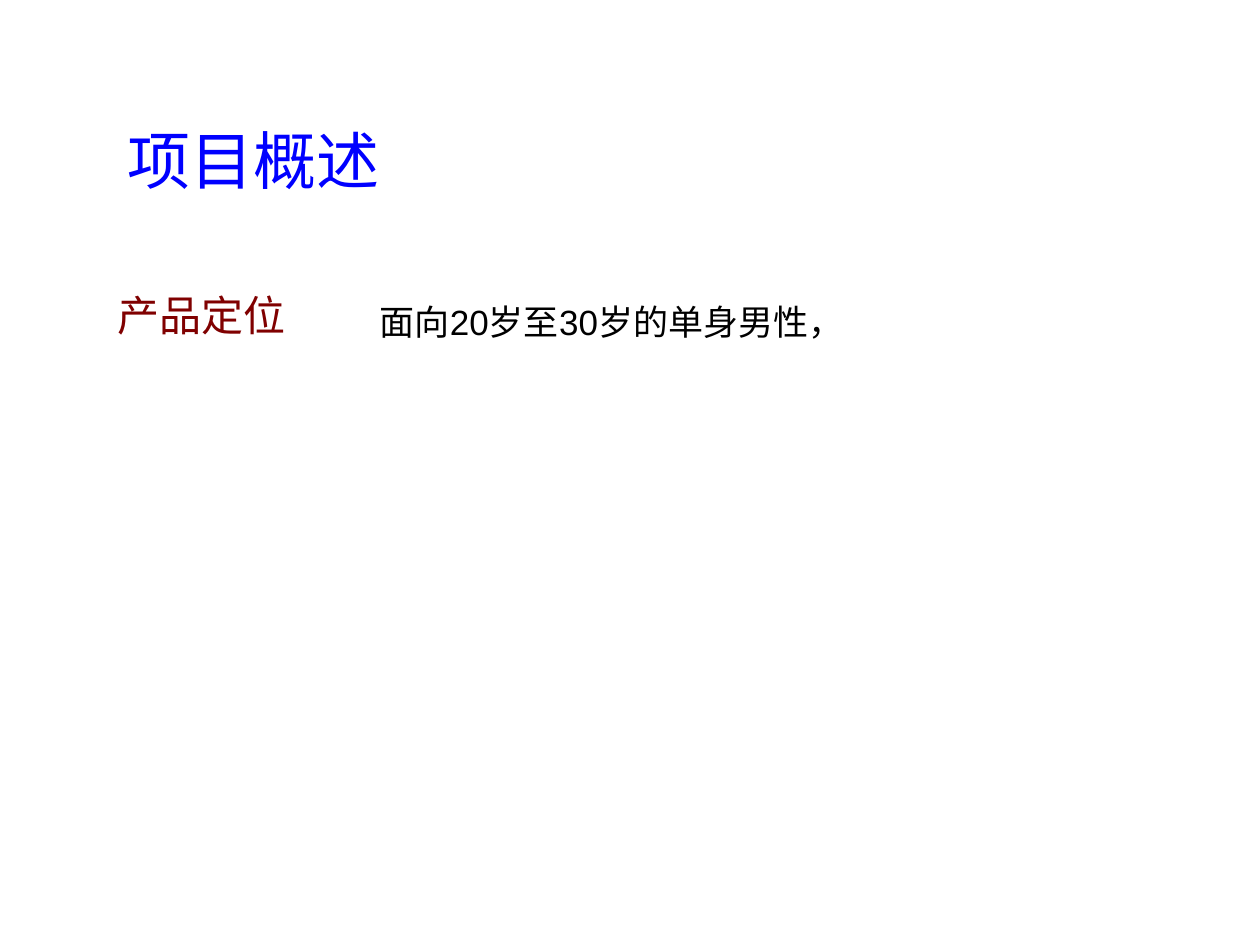
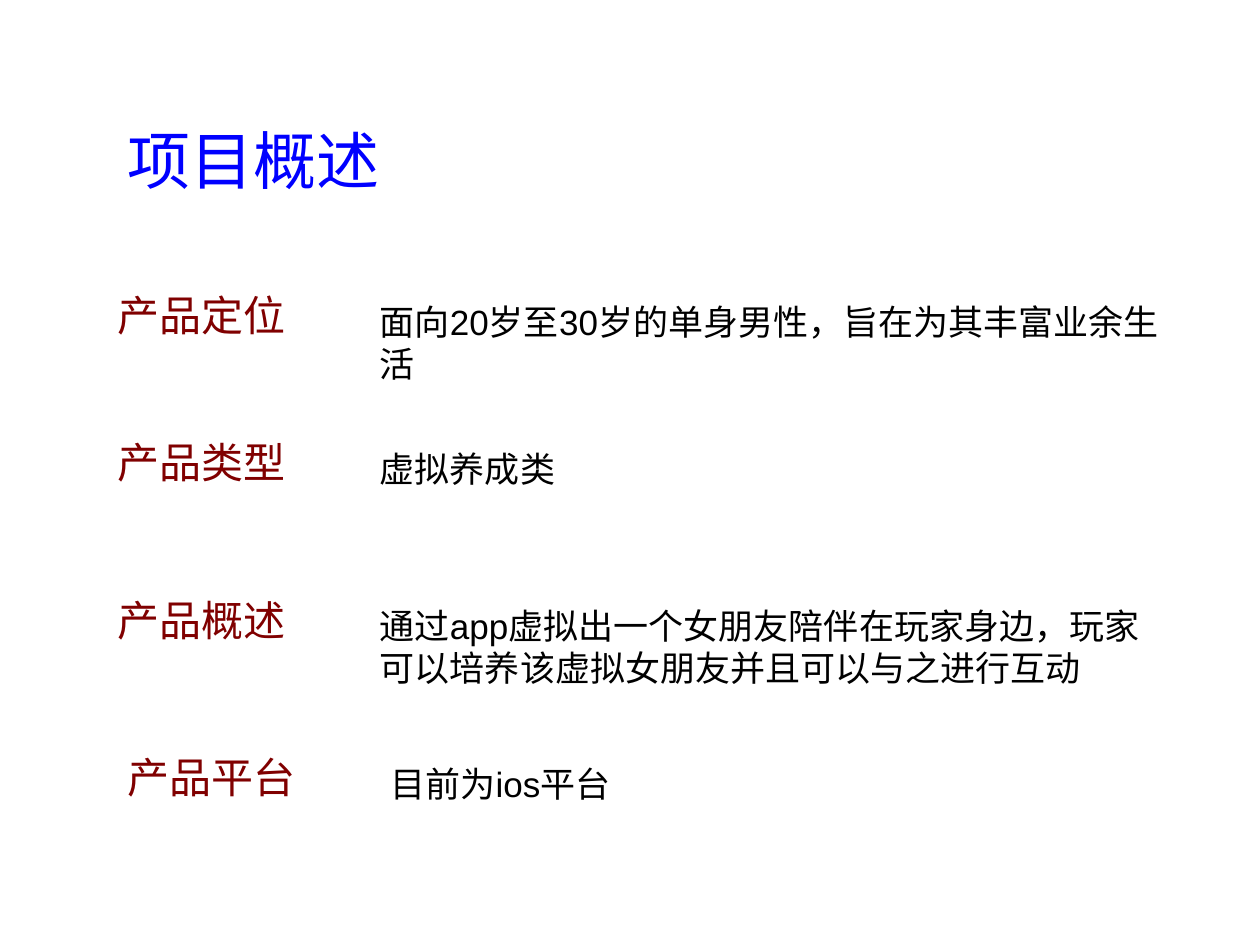
Before and after one commit to sx1989827/teambition, a slide deck: slide 2 of document/商业计划书.ppt. Drawn at 1260x945 pixels with LibreOffice and Linux fonts; fonts in the diff are those of the drawing. Boxes give left, top, right and bottom in pixels: in the first picture for what was removed or moved away, otherwise in the second. Text is boxed around its words. In the diff, an @@ line names an element or a change of style, - is before the commit and + after.

```diff
--- a/document/商业计划书.ppt
+++ b/document/商业计划书.ppt
@@ text at [380,305,1159,380]: text changed @@
-面向20岁至30岁的单身男性，
+面向20岁至30岁的单身男性，旨在为其丰富业余生活
@@ text added at [117,442,285,482], 24 pt, text #800000 @@
+产品类型
@@ text added at [380,452,555,485], 20 pt, text #000000 @@
+虚拟养成类
@@ text added at [117,600,285,640], 24 pt, text #800000 @@
+产品概述
@@ text added at [380,609,1140,684], 20 pt, text #000000 @@
+通过app虚拟出一个女朋友陪伴在玩家身边，玩家可以培养该虚拟女朋友并且可以与之进行互动
@@ text added at [128,757,296,797], 24 pt, text #800000 @@
+产品平台
@@ text added at [390,767,610,800], 20 pt, text #000000 @@
+目前为ios平台
```
Also in this commit, not shown: 7 slides added.
